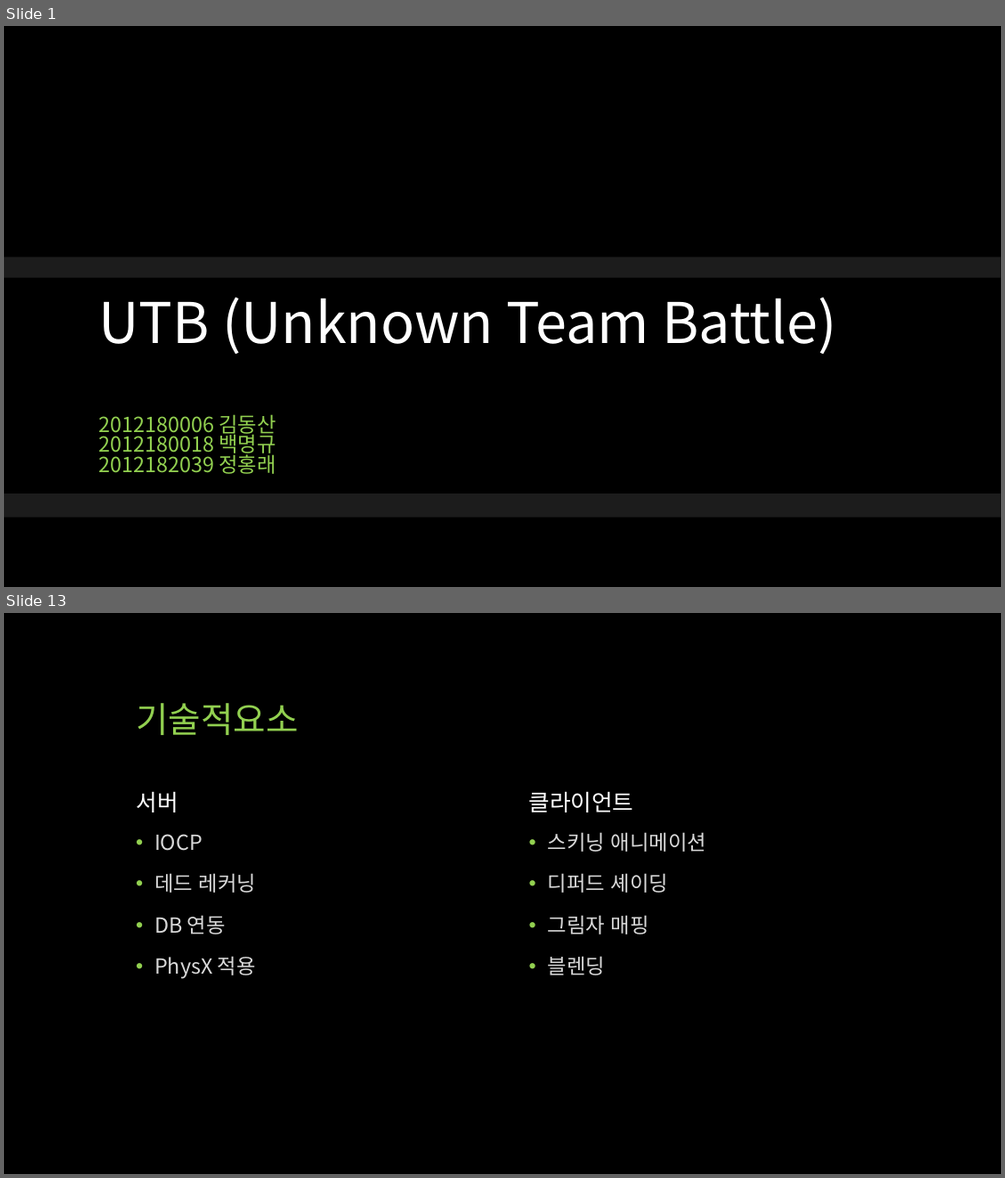
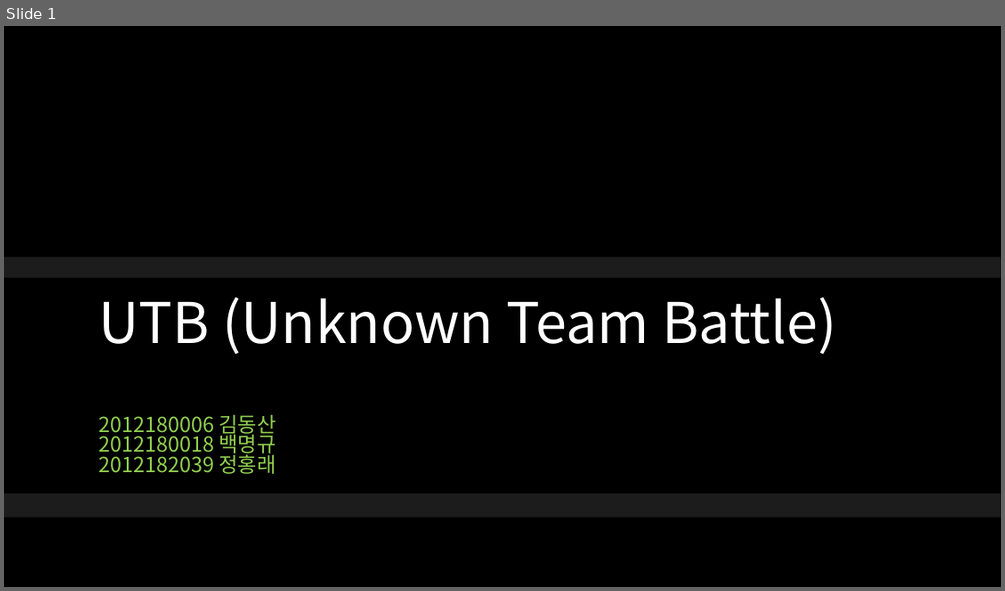
Before and after one commit to qwert830/SP, a slide deck: 기획/UTB (Unknown Team Battle).pptx. Shown one above the other, each under a label of ours: slides 1 and 13 before the commit, slide 1 after it; the slides between them are not shown. The pictures are 1005x1178 and 1005x591 pixels, drawn with LibreOffice and Linux fonts; fonts in the diff are those of the drawing; background and template pictures are left out. Boxes give left, top, right and bottom in pixels: in the first picture for what was removed or moved away, otherwise in the second. Text is boxed around its words. In the diff, an @@ line names an element or a change of style, - is before the commit and + after.

```diff
--- a/기획/UTB (Unknown Team Battle).pptx
+++ b/기획/UTB (Unknown Team Battle).pptx
@@ slide 13 removed at [4, 613, 1001, 1174], background #000000 @@
@@ title removed at [136, 703, 298, 735] @@
-기술적요소
@@ text removed at [137, 791, 178, 812] @@
-서버
@@ text removed at [529, 791, 634, 812] @@
-클라이언트
@@ text removed at [154, 834, 256, 979] @@
-• IOCP
-• 데드 레커닝
-• DB 연동
-• PhysX 적용
@@ text removed at [548, 832, 706, 975] @@
-• 스키닝 애니메이션
-• 디퍼드 셰이딩
-• 그림자 매핑
-• 블렌딩
```
Also in this commit, not shown: 13 slides changed, 1 slide added.
